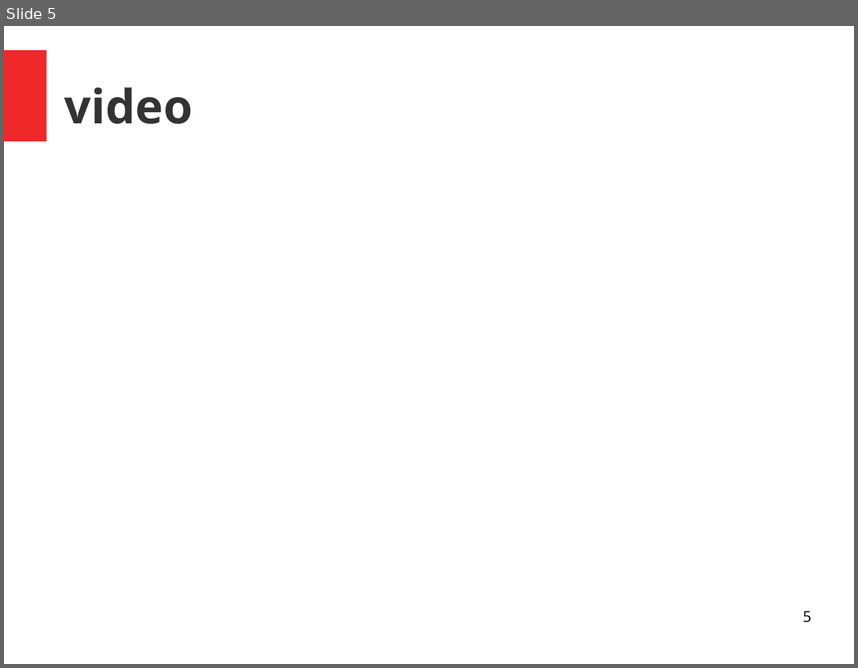
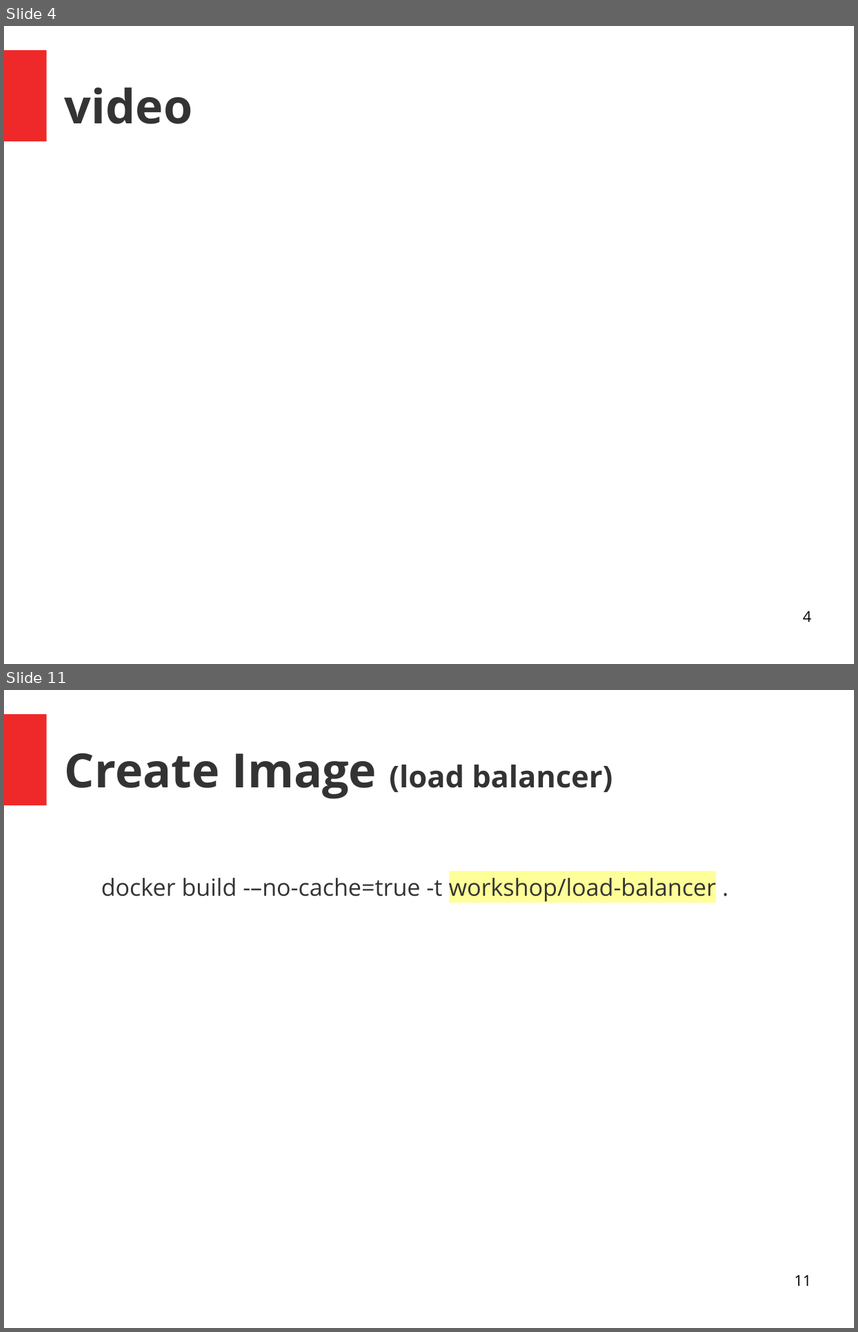
Before and after one commit to skuarch/dockerJava, a slide deck: dockerAndJava.odp. Shown one above the other, each under a label of ours: slide 5 before the commit, slides 4 and 11 after it; the slides between them are not shown. The pictures are 858x668 and 858x1332 pixels, drawn with LibreOffice and Linux fonts; fonts in the diff are those of the drawing. Boxes give left, top, right and bottom in pixels: in the first picture for what was removed or moved away, otherwise in the second. Text is boxed around its words. In the diff, an @@ line names an element or a change of style, - is before the commit and + after.

```diff
--- a/dockerAndJava.odp
+++ b/dockerAndJava.odp
@@ slide 11 added at (x1=4, y1=690, x2=854, y2=1328), background #FFFFFF; not listed: 1 template element that a slide beside it also shows @@
@@ title added at (x1=65, y1=753, x2=613, y2=799), 28 pt, text #333333, bold @@
+Create Image (load balancer)
@@ text added at (x1=101, y1=874, x2=717, y2=902), 22 pt, text #333333 @@
+docker build -–no-cache=true -t workshop/load-balancer .
@@ page number added at (x1=794, y1=1274, x2=811, y2=1285), 14 pt, text #000000 @@
+11
@@ what was slide 5 is now slide 4 @@
@@ page number at (x1=803, y1=610, x2=811, y2=621): text changed @@
-5
+4
```
Also in this commit, not shown: 2 slides changed, 5 other slides added, 2 slides removed, 10 other files.
